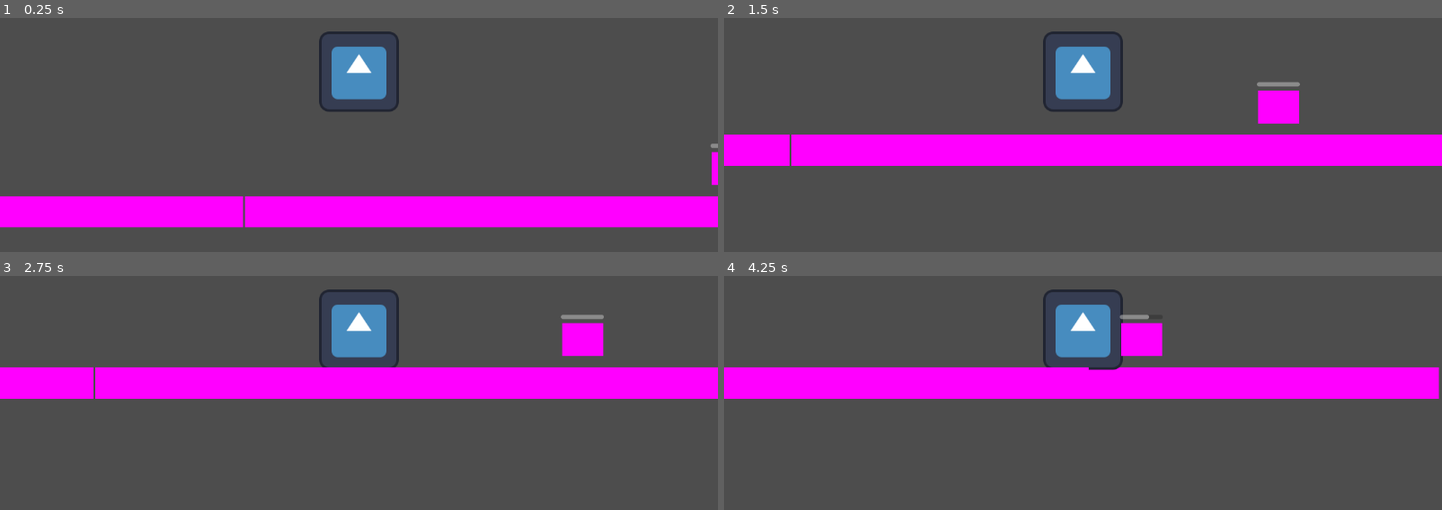
Above: before the commit, frames 1-4 (two rows, left to right).
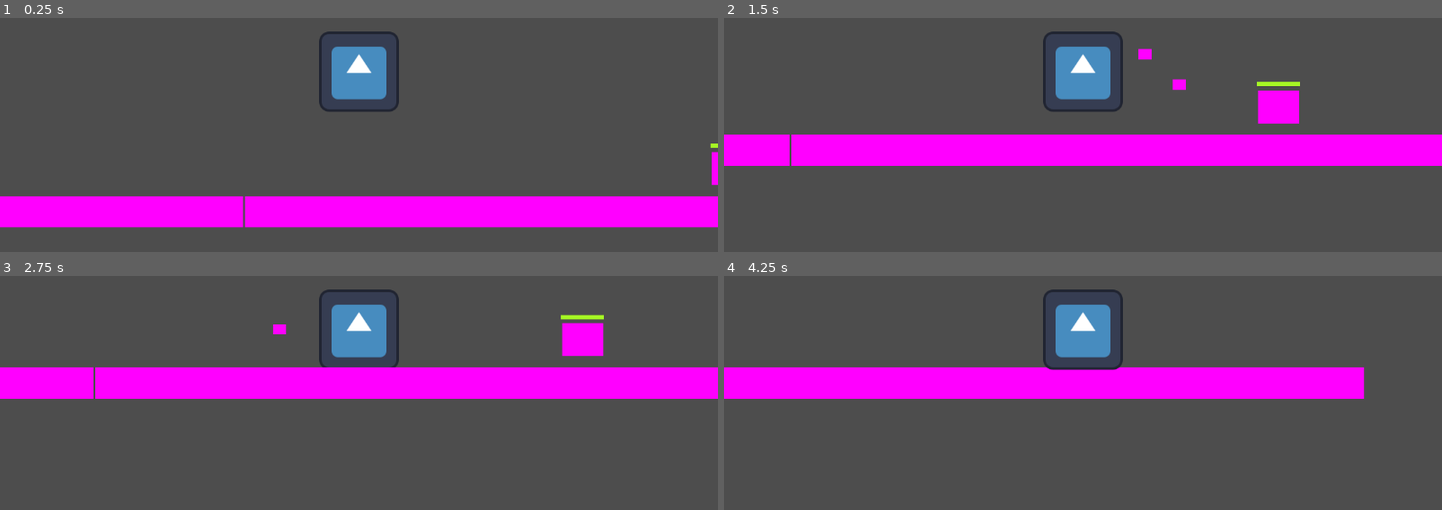
Above: after the commit, the same moments.

Repository: GoncasCC/WildingPope
Game: Godot game, scene res://Scenes/game.tscn
The game is run twice, just before and just after one commit, with the same random seed, the same clock (stepped at 60 frames per second) and the same inputs. The engine's default icon, where the game draws it, is replaced by a stand-in: a white triangle on a blue panel in a dark square.
Inputs:
- Up to frame 1 (0.25 s): no input
- Up to frame 2 (1.5 s): hold Right (ui_right) from 0.53 s (still down); tap Q (ui_melee) at 0.6 s; tap Up (ui_up) at 0.77 s; tap W (ui_ranged, bound only after the commit) at 0.8, 1.35 s
- Up to frame 3 (2.75 s): tap Up (ui_up) at 1.52 s; tap Q (ui_melee) at 1.55, 2.1 s; release Right (ui_right) at 2.03 s; hold Left (ui_left) from 2.03 s (still down); tap W (ui_ranged, bound only after the commit) at 2.3 s
- Up to frame 4 (4.25 s): release Left (ui_left) at 2.78 s; hold Right (ui_right) from 2.78 s (still down); tap W (ui_ranged, bound only after the commit) at 2.85, 3.8 s; tap Up (ui_up) at 3.02, 3.77 s; tap Q (ui_melee) at 3.05, 3.6 s

The runs differ from the first frame. In frame 1, less than 0.1% of the frame differs, in the area x 98-100%, y 53-56%; in frame 2, 0.3%; in frame 3, 0.2%; in frame 4, 2.4%, in the area x 44-100%, y 16-53%.

Commit message:
Ranged attack logic

Diff:
--- a/Scenes/enemy_1.tscn
+++ b/Scenes/enemy_1.tscn
@@ -6,6 +6,9 @@
 
 [sub_resource type="RectangleShape2D" id="RectangleShape2D_yjo2w"]
 size = Vector2(67, 52)
+
+[sub_resource type="StyleBoxFlat" id="StyleBoxFlat_jvi0d"]
+bg_color = Color(0.65185, 0.972594, 0.139664, 1)
 
 [node name="Enemy1" type="CharacterBody2D"]
 script = ExtResource("1_u8nib")
@@ -24,6 +27,7 @@
 offset_top = -38.0
 offset_right = 35.0
 offset_bottom = -31.0
+theme_override_styles/fill = SubResource("StyleBoxFlat_jvi0d")
 max_value = 30.0
 value = 30.0
 show_percentage = false
--- a/Scenes/game.tscn
+++ b/Scenes/game.tscn
@@ -1,8 +1,9 @@
-[gd_scene load_steps=4 format=3 uid="uid://bpb2wvls8gmel"]
+[gd_scene load_steps=5 format=3 uid="uid://bpb2wvls8gmel"]
 
 [ext_resource type="PackedScene" uid="uid://bw7hij46c5lnk" path="res://Scenes/pope.tscn" id="1_xay6r"]
 [ext_resource type="PackedScene" uid="uid://c8ha2prdeuuge" path="res://Scenes/simple_platform.tscn" id="2_heyh8"]
 [ext_resource type="PackedScene" uid="uid://djhk5tw8tqugu" path="res://Scenes/enemy_1.tscn" id="3_v83gk"]
+[ext_resource type="PackedScene" uid="uid://bt062021b7qey" path="res://Scenes/projetile.tscn" id="4_036o3"]
 
 [node name="Game" type="Node2D"]
 
@@ -11,6 +12,7 @@
 
 [node name="Pope" parent="." instance=ExtResource("1_xay6r")]
 position = Vector2(240, 219)
+projetile_scene = ExtResource("4_036o3")
 
 [node name="SimplePlatform" parent="." instance=ExtResource("2_heyh8")]
 position = Vector2(58, 453)
--- /dev/null
+++ b/Scenes/projetile.tscn
@@ -0,0 +1,22 @@
+[gd_scene load_steps=4 format=3 uid="uid://bt062021b7qey"]
+
+[ext_resource type="Script" path="res://Scripts/projetile.gd" id="1_y6byu"]
+
+[sub_resource type="PlaceholderTexture2D" id="PlaceholderTexture2D_goj4n"]
+
+[sub_resource type="RectangleShape2D" id="RectangleShape2D_sntf8"]
+size = Vector2(22, 16)
+
+[node name="Projetile" type="Area2D"]
+script = ExtResource("1_y6byu")
+
+[node name="Sprite2D" type="Sprite2D" parent="."]
+position = Vector2(1, 0)
+scale = Vector2(21.25, 16.75)
+texture = SubResource("PlaceholderTexture2D_goj4n")
+
+[node name="CollisionShape2D" type="CollisionShape2D" parent="."]
+position = Vector2(1, 0)
+shape = SubResource("RectangleShape2D_sntf8")
+
+[connection signal="body_entered" from="." to="." method="_on_body_entered"]
--- a/Scripts/enemy_1.gd
+++ b/Scripts/enemy_1.gd
@@ -1,8 +1,8 @@
 extends CharacterBody2D
 
 
-@export var health: int = 30;
-@export var max_health: int = 30;
+@export var health: int = 40;
+@export var max_health: int = 40;
 
 @onready var health_bar: ProgressBar = $Health_bar;
 
--- a/Scripts/pope.gd
+++ b/Scripts/pope.gd
@@ -10,9 +10,12 @@
 var gravity = ProjectSettings.get_setting("physics/2d/default_gravity")
 
 
-@export var damage : int = 10;
+@export var damage_melee : int = 20;
+@onready var hitbox_melee : Area2D = $HitboxMelee;
 
-@onready var hitbox_melee : Area2D = $HitboxMelee;
+@export var projetile_scene : PackedScene;
+@export var damage_ranged : int = 10;
+
 
 func _physics_process(delta):
 	# Add the gravity.
@@ -33,12 +36,32 @@
 
 	move_and_slide()
 
-	# Ataque melee
+	# Melee attack
 	if Input.is_action_just_pressed("ui_melee"):
-		attack();
+		attack_melee();
+
+	# Ranged attack
+	if Input.is_action_just_pressed("ui_ranged"):
+		attack_ranged();
 
 
-func attack() -> void:
+
+func attack_melee() -> void:
 	for body in hitbox_melee.get_overlapping_bodies():
 		if body.has_method("take_damage"):
-			body.take_damage(damage);
+			body.take_damage(damage_melee);
+
+func attack_ranged():
+	var proj = projetile_scene.instantiate();
+	get_parent().add_child(proj);
+
+	#Define projetile direction
+	var dir = Vector2.RIGHT;
+	if velocity.x < 0:
+		dir = Vector2.LEFT;
+	proj.direction = dir;
+
+	proj.global_position = global_position + (dir * 80);
+
+
+	proj.damage = damage_ranged;
--- /dev/null
+++ b/Scripts/projetile.gd
@@ -0,0 +1,16 @@
+extends Area2D
+
+@export var speed : float = 400;
+@export var damage : int = 10;
+
+var direction : Vector2 = Vector2.RIGHT;
+
+func _process(delta):
+	position += direction * speed * delta;
+
+
+
+func _on_body_entered(body):
+	if body.has_method("take_damage"):
+		body.take_damage(damage);
+	queue_free();
--- a/project.godot
+++ b/project.godot
@@ -22,3 +22,8 @@
 "events": [Object(InputEventKey,"resource_local_to_scene":false,"resource_name":"","device":-1,"window_id":0,"alt_pressed":false,"shift_pressed":false,"ctrl_pressed":false,"meta_pressed":false,"pressed":false,"keycode":0,"physical_keycode":81,"key_label":0,"unicode":113,"echo":false,"script":null)
 ]
 }
+ui_ranged={
+"deadzone": 0.5,
+"events": [Object(InputEventKey,"resource_local_to_scene":false,"resource_name":"","device":-1,"window_id":0,"alt_pressed":false,"shift_pressed":false,"ctrl_pressed":false,"meta_pressed":false,"pressed":false,"keycode":0,"physical_keycode":87,"key_label":0,"unicode":119,"echo":false,"script":null)
+]
+}
Not shown: 1 places in Scenes/enemy_1.tscn that only renumber resources
